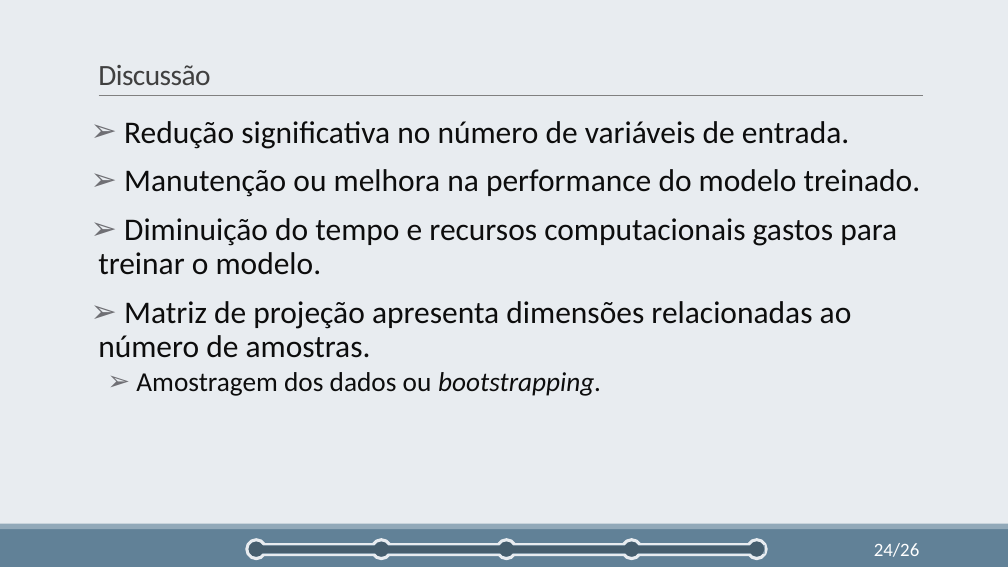
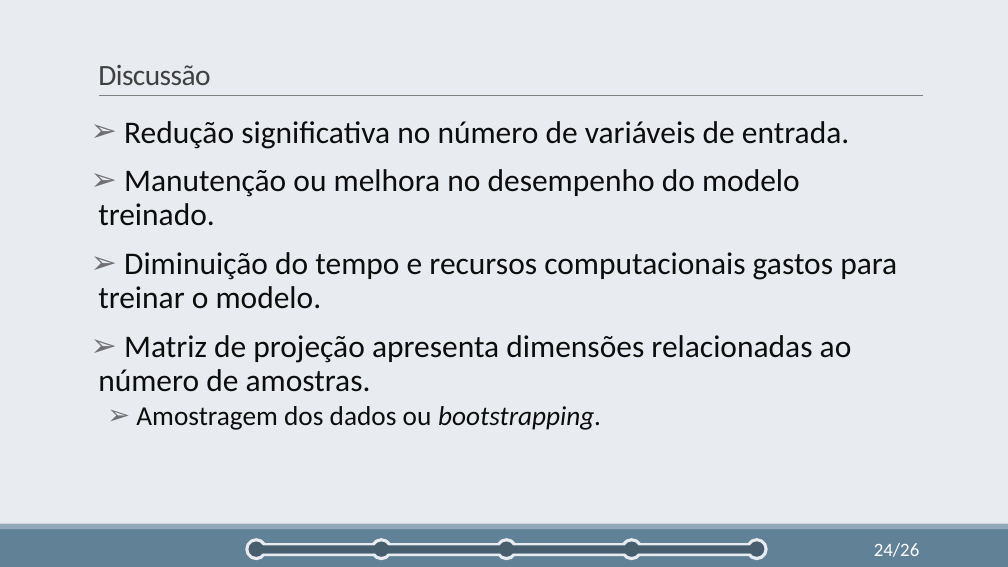
Before and after one commit to cmbhjv/TCC-Latex, a slide deck: slide 24 of TCC-Pres/Seleção Incremental de Variáveis utilizando Preditores Lineares e.pptx. Drawn at 1008x567 pixels with LibreOffice and Linux fonts; fonts in the diff are those of the drawing. Boxes give left, top, right and bottom in pixels: in the first picture for what was removed or moved away, otherwise in the second. Text is boxed around its words. In the diff, an @@ line names an element or a change of style, - is before the commit and + after.

```diff
--- a/TCC-Pres/Seleção Incremental de Variáveis utilizando Preditores Lineares e.pptx
+++ b/TCC-Pres/Seleção Incremental de Variáveis utilizando Preditores Lineares e.pptx
@@ text at [98, 169, 800, 226]: text changed @@
-➢ Manutenção ou melhora na performance do modelo treinado.
+➢ Manutenção ou melhora no desempenho do modelo treinado.
```
Also in this commit, not shown: 23 other slides changed.
